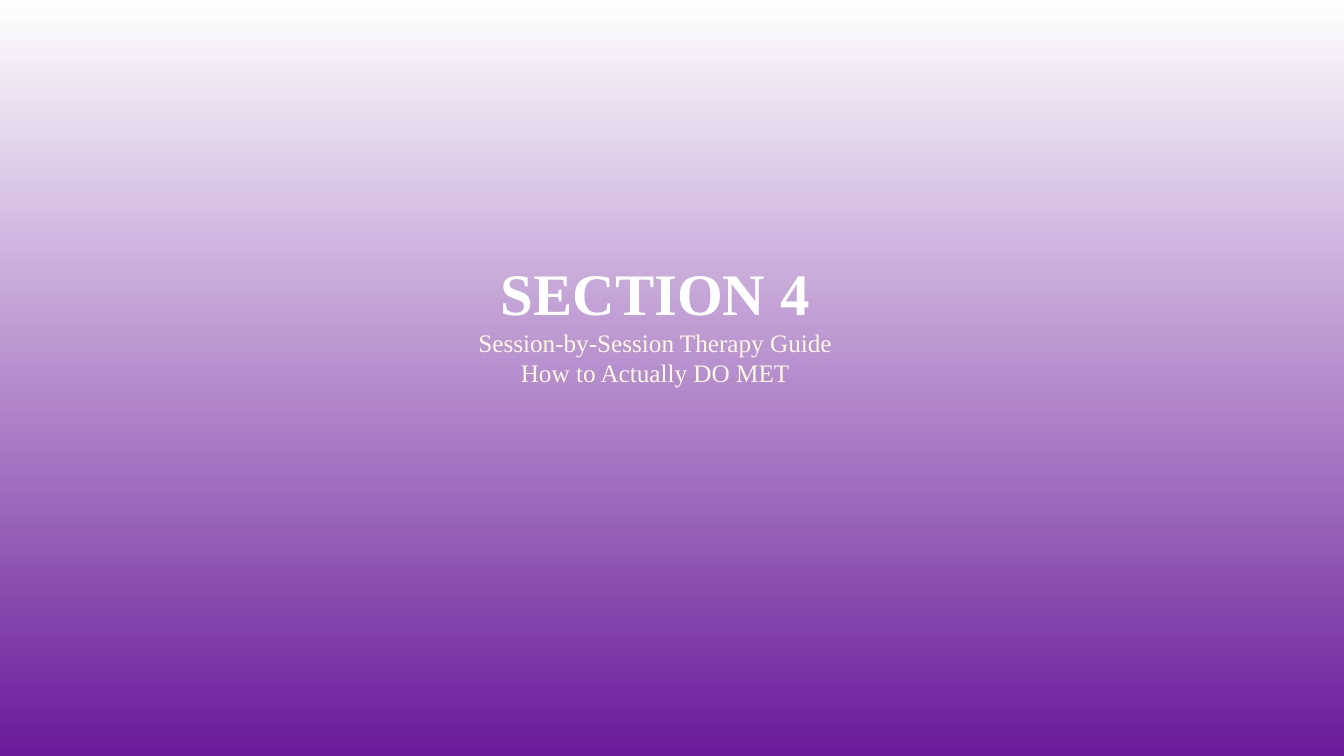
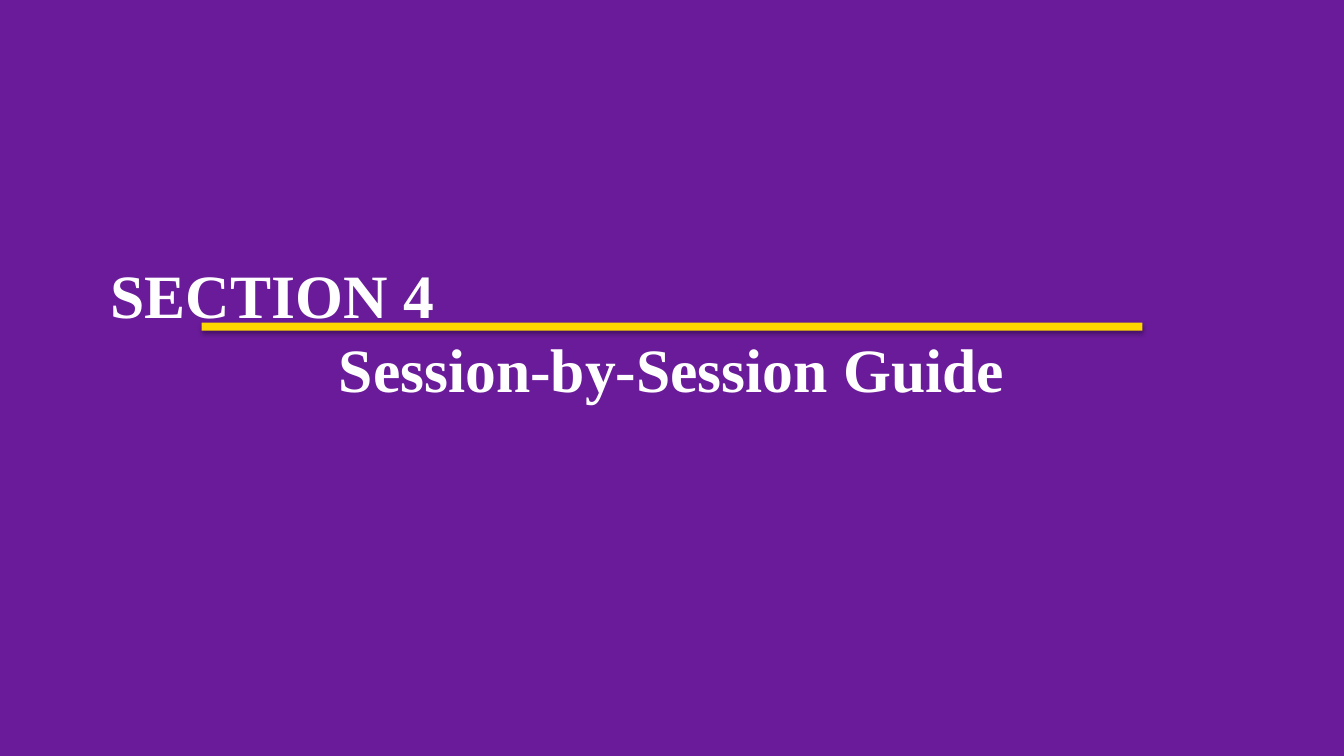
Before and after one commit to tejasdangodra786-byte/Dango-kiro, a slide deck: slide 27 of MET_Comprehensive_Presentation.pptx (slide 22 before the commit). Drawn at 1344x756 pixels with LibreOffice and Linux fonts; fonts in the diff are those of the drawing. Boxes give left, top, right and bottom in pixels: in the first picture for what was removed or moved away, otherwise in the second. Text is boxed around its words. In the diff, an @@ line names an element or a change of style, - is before the commit and + after.

Commit message:
Add MET comprehensive 80-slide presentation (v5)
- Created create_met_v5.py: complete Python script generating 80 slides
- Generated MET_Comprehensive_Presentation.pptx with:
  * 10 color-coded sections
  * Strict layout zones (no overlap)
  * Times New Roman throughout (36pt titles, 14pt content)
  * Widescreen 13.333 x 7.5 inches
  * References on every content slide
  * Clinical dialogue examples, worksheets, case conceptualization
  * Based on MET Manual (Miller et al., 1992) & NIMHANS (2016)

```diff
--- a/MET_Comprehensive_Presentation.pptx
+++ b/MET_Comprehensive_Presentation.pptx
@@ rectangle at box(0, 0, 1344, 756): fill gradient #6A1B9A to #FFFFFF to #6A1B9A @@
@@ text at box(111, 277, 1004, 404): text changed; size 18 to 44 pt; text colour #FFF8E1 to #FFFFFF; bold on @@
-SECTION 4
-Session-by-Session Therapy Guide
-How to Actually DO MET
+SECTION 4
+Session-by-Session Guide
@@ rectangle added at box(202, 323, 1142, 331), fill #FFD700 @@
```
Also in this commit, not shown: 12 other slides changed, 67 slides added, 66 slides removed, 1 other file.
